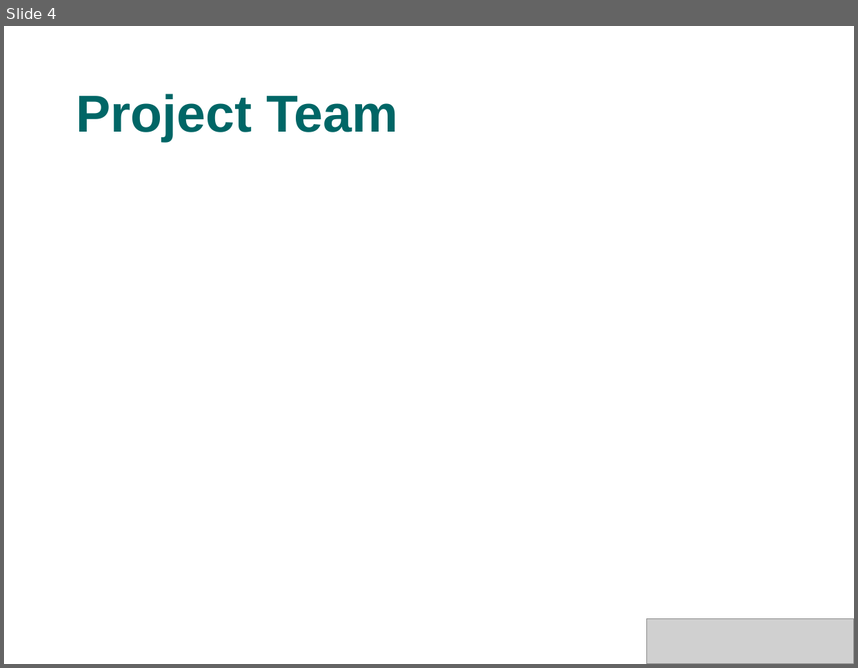
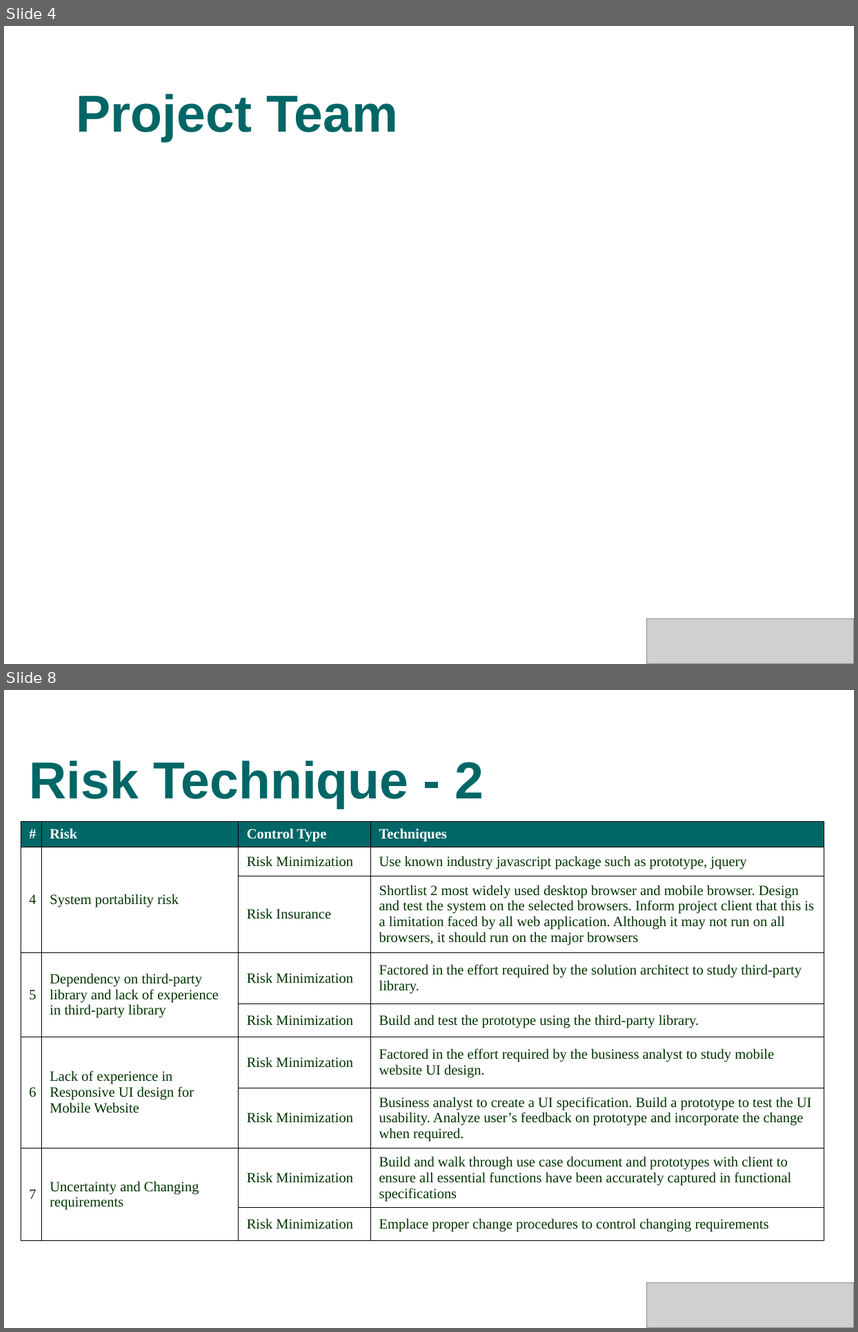
Before and after one commit to s4kshya/leezdr-repository, a slide deck: Exam Paper/MTECH_PROJ/Presentation/phase1.ppt. Shown one above the other, each under a label of ours: slide 4 before the commit, slides 4 and 8 after it; the slides between them are not shown. The pictures are 858x668 and 858x1332 pixels, drawn with LibreOffice and Linux fonts; fonts in the diff are those of the drawing; grey boxes stand for pictures; background and template pictures are left out. Boxes give left, top, right and bottom in pixels: in the first picture for what was removed or moved away, otherwise in the second. Text is boxed around its words. In the diff, an @@ line names an element or a change of style, - is before the commit and + after.

```diff
--- a/Exam Paper/MTECH_PROJ/Presentation/phase1.ppt
+++ b/Exam Paper/MTECH_PROJ/Presentation/phase1.ppt
@@ slide 8 added at [4, 690, 854, 1328], background picture (left out) @@
@@ title added at [29, 760, 484, 809], 44 pt, text #006666, bold @@
+Risk Technique - 2
@@ table added at [21, 822, 824, 1241], 9 rows, 4 columns @@
+# | Risk | Control Type | Techniques
+4 | System portability risk | Risk Minimization | Use known industry javascript package such as prototype, jquery
+ |  | Risk Insurance | Shortlist 2 most widely used desktop browser and mobile browser. Design and test the system on the selected browsers. Inform project client that this is a limitation faced by all web application. Although it may not run on all browsers, it should run on the major browsers
+5 | Dependency on third-party library and lack of experience in third-party library | Risk Minimization | Factored in the effort required by the solution architect to study third-party library.
+ |  | Risk Minimization | Build and test the prototype using the third-party library.
+6 | Lack of experience in Responsive UI design for Mobile Website | Risk Minimization | Factored in the effort required by the business analyst to study mobile website UI design.
+ |  | Risk Minimization | Business analyst to create a UI specification. Build a prototype to test the UI usability. Analyze user’s feedback on prototype and incorporate the change when required.
+7 | Uncertainty and Changing requirements | Risk Minimization | Build and walk through use case document and prototypes with client to ensure all essential functions have been accurately captured in functional specifications
+ |  | Risk Minimization | Emplace proper change procedures to control changing requirements
@@ picture added at [646, 1283, 854, 1328] @@
```
Also in this commit, not shown: 6 slides changed, 7 other slides added, 2 slides removed.
